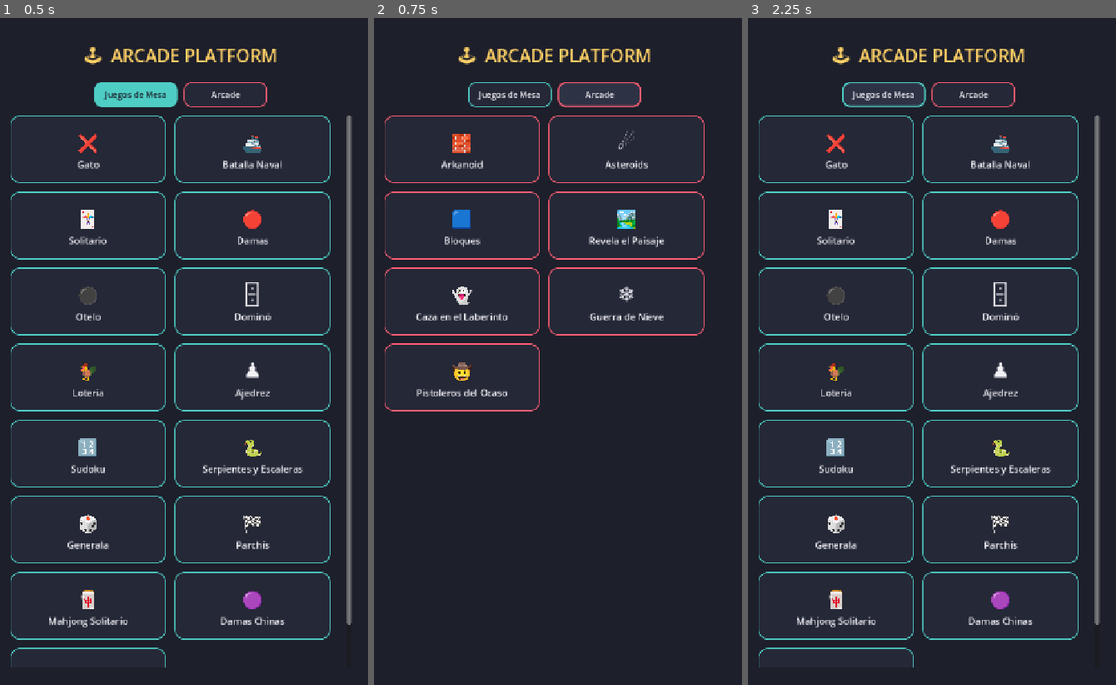
Above: before the commit, frames 1-3 (left to right).
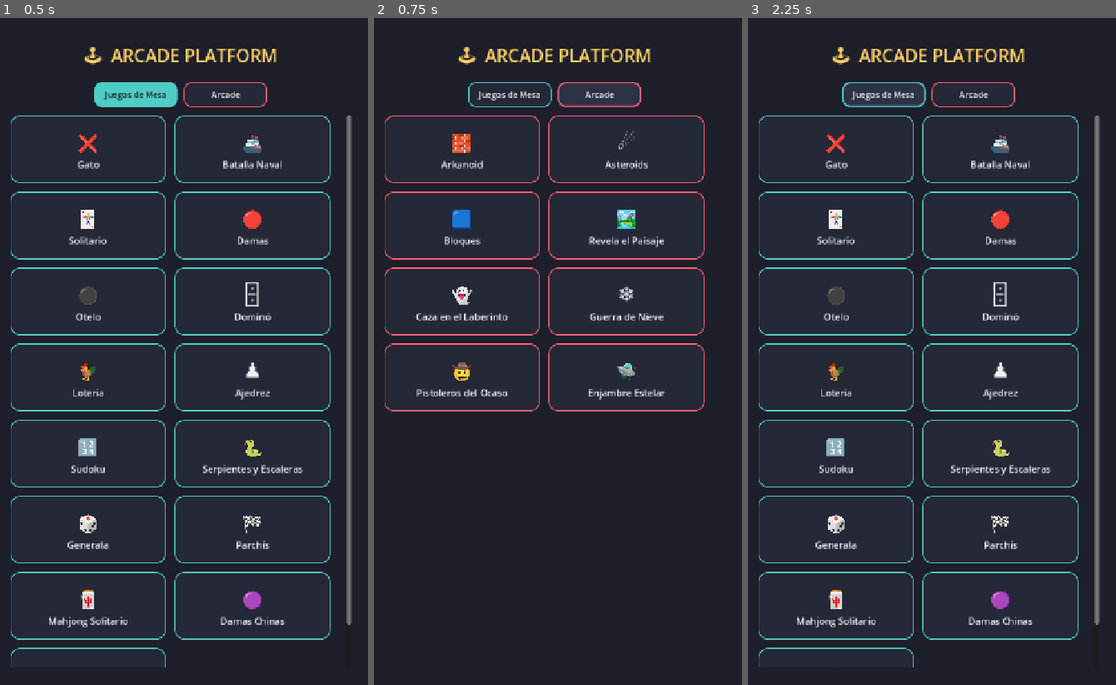
Above: after the commit, the same moments.

Repository: jfrodriguezva/Arcade
Game: Godot game, scene res://core/scenes/hub.tscn
Same seed, same stepped clock (60 frames per second), same inputs: the game is played once before the commit and once after it.
Inputs:
- Up to frame 1 (0.5 s): no input
- Up to frame 2 (0.75 s): click "Arcade" at 0.5 s
- Up to frame 3 (2.25 s): click "Arcade" at 1.25 s; click "Juegos de Mesa" at 2 s

Frame 1 is identical in both runs. In frame 2, 0.5% of the frame differs, in the area x 47-90%, y 48-59%; in frame 3, nothing differs.

Commit message:
Enjambre Estelar (estilo Galaga) con 10 niveles
Formacion de naves que se mecen de lado a lado (fase de vaiven
individual, no en bloque) y de vez en cuando una entra en picada
hacia el jugador, dispara una vez a mitad de camino, y se sigue de
largo (se elimina sin puntos) si no la derribas. Destruir una nave
en picada vale mas puntos (150) que una en formacion (50). Chocar
con una nave en picada o con su disparo quita una vida.

10 niveles: mas filas en la formacion y picadas mas frecuentes cada
vez. Se gana al limpiar el nivel 10; se pierde si se acaban las 3
vidas.

Validado: tamano de formacion por nivel, activar una picada,
destruir con disparo (formacion vs picada dan distinto puntaje),
choque con nave en picada, y avance de nivel con formacion nueva.

Co-Authored-By: Claude Sonnet 5 <noreply@anthropic.com>

Diff:
--- a/core/autoload/game_manager.gd
+++ b/core/autoload/game_manager.gd
@@ -178,6 +178,14 @@
 		"icon": "🤠",
 		"category": "arcade",
 		"scene": "res://games/arcade/gunslinger/gunslinger.tscn",
+		"enabled": true,
+	},
+	{
+		"id": "galaga_swarm",
+		"title": "Enjambre Estelar",
+		"icon": "🛸",
+		"category": "arcade",
+		"scene": "res://games/arcade/galaga_swarm/galaga_swarm.tscn",
 		"enabled": true,
 	},
 ]
--- /dev/null
+++ b/games/arcade/galaga_swarm/galaga_swarm.gd
@@ -0,0 +1,377 @@
+extends Control
+## Estilo Galaga: formación de nave enemigas que se mecen arriba y de
+## vez en cuando una se lanza en picada hacia ti disparando. Mata la
+## formación completa (las que se quedan Y las que bajan en picada)
+## para pasar de nivel. 10 niveles.
+
+const GAME_ID := "galaga_swarm"
+const PLAY_W := 640.0
+const PLAY_H := 760.0
+const PLAYER_SIZE := Vector2(34, 28)
+const PLAYER_SPEED := 260.0
+const PLAYER_Y := 710.0
+const BULLET_SPEED := 520.0
+const SHOOT_COOLDOWN := 0.26
+const ENEMY_SIZE := Vector2(26, 22)
+const FORMATION_COLS := 7
+const FORMATION_TOP := 70.0
+const ROW_SPACING := 46.0
+const COL_SPACING := 78.0
+const SWAY_SPEED := 1.6
+const SWAY_AMPLITUDE := 22.0
+const DIVE_SPEED := 250.0
+const ENEMY_BULLET_SPEED := 280.0
+const MAX_LEVEL := 10
+const ROW_COLORS := [UIKit.COLOR_ACCENT, UIKit.COLOR_ACCENT_2, UIKit.COLOR_ACCENT_3, UIKit.COLOR_DANGER, UIKit.COLOR_TEXT_DIM, UIKit.COLOR_TEXT]
+
+const HELP_TEXT := "Muévete con ◀ ▶ y dispara con 🔫 hacia arriba.
+
+La formación de naves se mece de un lado a otro. De vez en cuando una nave se lanza en picada hacia ti y dispara — esquívala o destrúyela (vale más puntos que una que sigue en formación).
+
+Destruye toda la formación (incluyendo las que se lanzan en picada) para pasar de nivel. Hay 10 niveles, cada uno con más filas y picadas más frecuentes. Pierdes si se acaban tus 3 vidas."
+
+var time_acc: float = 0.0
+var player_x: float = 0.0
+var moving_left: bool = false
+var moving_right: bool = false
+var shoot_cooldown: float = 0.0
+
+var enemies: Array = []
+var bullets: Array = []
+var enemy_bullets: Array = []
+var dive_timer: float = 0.0
+var dive_interval: float = 1.6
+
+var score: int = 0
+var lives: int = 3
+var level: int = 1
+var state: String = "playing"
+
+var play_area: Control
+var player_view: GamePiece
+var score_label: Label
+var lives_label: Label
+var status_label: Label
+
+
+func _ready() -> void:
+	_build_ui()
+	_new_game()
+
+
+func _build_ui() -> void:
+	UIKit.apply_background(self)
+
+	var scroll := ScrollContainer.new()
+	scroll.set_anchors_preset(Control.PRESET_FULL_RECT)
+	add_child(scroll)
+
+	var margin := MarginContainer.new()
+	for side: String in ["margin_left", "margin_right", "margin_top", "margin_bottom"]:
+		margin.add_theme_constant_override(side, 20)
+	scroll.add_child(margin)
+
+	var vbox := VBoxContainer.new()
+	vbox.alignment = BoxContainer.ALIGNMENT_CENTER
+	vbox.add_theme_constant_override("separation", 8)
+	margin.add_child(vbox)
+
+	UIKit.build_toolbar(vbox, self, "Enjambre Estelar", HELP_TEXT)
+
+	var hud := HBoxContainer.new()
+	hud.alignment = BoxContainer.ALIGNMENT_CENTER
+	hud.add_theme_constant_override("separation", 24)
+	vbox.add_child(hud)
+	score_label = UIKit.title_label("Puntos: 0", 15, UIKit.COLOR_TEXT)
+	hud.add_child(score_label)
+	lives_label = UIKit.title_label("Vidas: 3", 15, UIKit.COLOR_ACCENT)
+	hud.add_child(lives_label)
+
+	status_label = UIKit.title_label("Nivel 1", 14, UIKit.COLOR_TEXT_DIM)
+	vbox.add_child(status_label)
+
+	var play_panel := PanelContainer.new()
+	play_panel.add_theme_stylebox_override("panel", UIKit.stylebox(UIKit.COLOR_PANEL, UIKit.COLOR_ACCENT_3, 12, 2))
+	vbox.add_child(play_panel)
+
+	play_area = Control.new()
+	play_area.custom_minimum_size = Vector2(PLAY_W, PLAY_H)
+	play_area.clip_contents = true
+	play_area.mouse_filter = Control.MOUSE_FILTER_IGNORE
+	play_panel.add_child(play_area)
+
+	player_view = GamePiece.new()
+	player_view.size = PLAYER_SIZE
+	player_view.mouse_filter = Control.MOUSE_FILTER_IGNORE
+	player_view.set_piece(UIKit.COLOR_ACCENT_3)
+	play_area.add_child(player_view)
+
+	var controls := HBoxContainer.new()
+	controls.alignment = BoxContainer.ALIGNMENT_CENTER
+	controls.add_theme_constant_override("separation", 10)
+	vbox.add_child(controls)
+
+	var left_btn := _make_control_button("◀")
+	left_btn.button_down.connect(func() -> void: moving_left = true)
+	left_btn.button_up.connect(func() -> void: moving_left = false)
+	controls.add_child(left_btn)
+
+	var shoot_btn := _make_control_button("🔫")
+	shoot_btn.pressed.connect(_on_shoot_pressed)
+	controls.add_child(shoot_btn)
+
+	var right_btn := _make_control_button("▶")
+	right_btn.button_down.connect(func() -> void: moving_right = true)
+	right_btn.button_up.connect(func() -> void: moving_right = false)
+	controls.add_child(right_btn)
+
+	var restart_btn := Button.new()
+	restart_btn.text = "↻  Nueva partida"
+	restart_btn.custom_minimum_size = Vector2(200, 48)
+	UIKit.style_button(restart_btn, UIKit.COLOR_ACCENT_3)
+	restart_btn.pressed.connect(_new_game)
+	vbox.add_child(restart_btn)
+
+
+func _make_control_button(label: String) -> Button:
+	var btn := Button.new()
+	btn.text = label
+	btn.custom_minimum_size = Vector2(90, 68)
+	btn.add_theme_font_size_override("font_size", 24)
+	UIKit.style_button(btn, UIKit.COLOR_ACCENT_2)
+	return btn
+
+
+func _new_game() -> void:
+	score = 0
+	lives = 3
+	level = 1
+	state = "playing"
+	_setup_level()
+
+
+func _setup_level() -> void:
+	player_x = PLAY_W / 2.0 - PLAYER_SIZE.x / 2.0
+	player_view.position = Vector2(player_x, PLAYER_Y)
+
+	for e: Dictionary in enemies:
+		e["view"].queue_free()
+	enemies.clear()
+	for b: Dictionary in bullets:
+		b["view"].queue_free()
+	bullets.clear()
+	for b: Dictionary in enemy_bullets:
+		b["view"].queue_free()
+	enemy_bullets.clear()
+
+	var rows: int = min(2 + level / 2, 6)
+	var total_width: float = (FORMATION_COLS - 1) * COL_SPACING
+	var start_x: float = (PLAY_W - total_width) / 2.0 - ENEMY_SIZE.x / 2.0
+
+	for r in range(rows):
+		for c in range(FORMATION_COLS):
+			var bx: float = start_x + c * COL_SPACING
+			var by: float = FORMATION_TOP + r * ROW_SPACING
+			var view := GamePiece.new()
+			view.size = ENEMY_SIZE
+			view.position = Vector2(bx, by)
+			view.mouse_filter = Control.MOUSE_FILTER_IGNORE
+			view.set_piece(ROW_COLORS[r % ROW_COLORS.size()])
+			play_area.add_child(view)
+			enemies.append({
+				"base_x": bx, "base_y": by, "pos": Vector2(bx, by), "state": "formation",
+				"dive_vel": Vector2.ZERO, "phase": randf() * TAU, "has_shot": false, "view": view,
+			})
+
+	dive_interval = max(0.5, 1.7 - level * 0.1)
+	dive_timer = dive_interval
+	status_label.text = "Nivel %d / %d" % [level, MAX_LEVEL]
+	_update_hud()
+
+
+func _update_hud() -> void:
+	score_label.text = "Puntos: %d" % score
+	lives_label.text = "Vidas: %d" % lives
+
+
+func _on_shoot_pressed() -> void:
+	if state != "playing" or shoot_cooldown > 0.0:
+		return
+	shoot_cooldown = SHOOT_COOLDOWN
+	var pos := Vector2(player_x + PLAYER_SIZE.x / 2.0 - 4.0, PLAYER_Y - 10.0)
+	var view := GamePiece.new()
+	view.size = Vector2(8, 14)
+	view.position = pos
+	view.mouse_filter = Control.MOUSE_FILTER_IGNORE
+	view.set_piece(UIKit.COLOR_TEXT)
+	play_area.add_child(view)
+	bullets.append({"pos": pos, "vel": Vector2(0, -BULLET_SPEED), "view": view})
+
+
+func _process(delta: float) -> void:
+	if state != "playing":
+		return
+
+	time_acc += delta
+	if shoot_cooldown > 0.0:
+		shoot_cooldown -= delta
+
+	_update_player(delta)
+
+	dive_timer -= delta
+	if dive_timer <= 0.0:
+		dive_timer = dive_interval
+		_start_random_dive()
+
+	for e: Dictionary in enemies:
+		if e["state"] == "formation":
+			e["pos"].x = e["base_x"] + sin(time_acc * SWAY_SPEED + e["phase"]) * SWAY_AMPLITUDE
+			e["pos"].y = e["base_y"]
+			e["view"].position = e["pos"]
+		elif e["state"] == "diving":
+			e["pos"] += e["dive_vel"] * delta
+			e["view"].position = e["pos"]
+			if e["pos"].y > PLAY_H:
+				_remove_enemy(e, false)
+			elif not e["has_shot"] and e["pos"].y > PLAYER_Y * 0.35:
+				e["has_shot"] = true
+				_spawn_enemy_bullet(e)
+
+	_update_bullets(delta)
+	_update_enemy_bullets(delta)
+	_check_dive_collisions()
+
+	if state == "playing" and _all_enemies_cleared():
+		_advance_level()
+
+
+func _update_player(delta: float) -> void:
+	var vx := 0.0
+	if moving_left and not moving_right:
+		vx = -PLAYER_SPEED
+	elif moving_right and not moving_left:
+		vx = PLAYER_SPEED
+	player_x = clamp(player_x + vx * delta, 0.0, PLAY_W - PLAYER_SIZE.x)
+	player_view.position = Vector2(player_x, PLAYER_Y)
+
+
+func _start_random_dive() -> void:
+	var candidates: Array = []
+	for e: Dictionary in enemies:
+		if e["state"] == "formation":
+			candidates.append(e)
+	if candidates.is_empty():
+		return
+	var e: Dictionary = candidates[randi() % candidates.size()]
+	e["state"] = "diving"
+	e["has_shot"] = false
+	var target := Vector2(player_x + PLAYER_SIZE.x / 2.0, PLAY_H)
+	e["dive_vel"] = (target - e["pos"]).normalized() * DIVE_SPEED
+
+
+func _spawn_enemy_bullet(e: Dictionary) -> void:
+	var pos: Vector2 = e["pos"] + Vector2(ENEMY_SIZE.x / 2.0 - 4.0, ENEMY_SIZE.y)
+	var view := GamePiece.new()
+	view.size = Vector2(8, 12)
+	view.position = pos
+	view.mouse_filter = Control.MOUSE_FILTER_IGNORE
+	view.set_piece(UIKit.COLOR_DANGER)
+	play_area.add_child(view)
+	enemy_bullets.append({"pos": pos, "vel": Vector2(0, ENEMY_BULLET_SPEED), "view": view})
+
+
+func _update_bullets(delta: float) -> void:
+	for i in range(bullets.size() - 1, -1, -1):
+		var b: Dictionary = bullets[i]
+		b["pos"] += b["vel"] * delta
+		b["view"].position = b["pos"]
+		if b["pos"].y < 0.0:
+			b["view"].queue_free()
+			bullets.remove_at(i)
+			continue
+
+		var bullet_rect := Rect2(b["pos"], Vector2(8, 14))
+		var hit := false
+		for e: Dictionary in enemies:
+			if e["state"] == "removed":
+				continue
+			if bullet_rect.intersects(Rect2(e["pos"], ENEMY_SIZE)):
+				_remove_enemy(e, true)
+				hit = true
+				break
+		if hit:
+			b["view"].queue_free()
+			bullets.remove_at(i)
+
+
+func _update_enemy_bullets(delta: float) -> void:
+	var player_rect := Rect2(player_x, PLAYER_Y, PLAYER_SIZE.x, PLAYER_SIZE.y)
+	for i in range(enemy_bullets.size() - 1, -1, -1):
+		var b: Dictionary = enemy_bullets[i]
+		b["pos"] += b["vel"] * delta
+		b["view"].position = b["pos"]
+		if b["pos"].y > PLAY_H:
+			b["view"].queue_free()
+			enemy_bullets.remove_at(i)
+			continue
+		if Rect2(b["pos"], Vector2(8, 12)).intersects(player_rect):
+			b["view"].queue_free()
+			enemy_bullets.remove_at(i)
+			_lose_life()
+
+
+func _check_dive_collisions() -> void:
+	var player_rect := Rect2(player_x, PLAYER_Y, PLAYER_SIZE.x, PLAYER_SIZE.y)
+	for e: Dictionary in enemies:
+		if e["state"] == "diving" and Rect2(e["pos"], ENEMY_SIZE).intersects(player_rect):
+			_remove_enemy(e, false)
+			_lose_life()
+			return
+
+
+func _remove_enemy(e: Dictionary, by_bullet: bool) -> void:
+	if by_bullet:
+		score += 150 if e["state"] == "diving" else 50
+		_update_hud()
+	e["state"] = "removed"
+	e["view"].visible = false
+
+
+func _all_enemies_cleared() -> bool:
+	for e: Dictionary in enemies:
+		if e["state"] != "removed":
+			return false
+	return true
+
+
+func _lose_life() -> void:
+	lives -= 1
+	_update_hud()
+	if lives <= 0:
+		state = "game_over"
+		status_label.text = "Game Over. Puntos: %d" % score
+		status_label.add_theme_color_override("font_color", UIKit.COLOR_DANGER)
+		_record_result(false)
+
+
+func _advance_level() -> void:
+	if level >= MAX_LEVEL:
+		_win()
+		return
+	level += 1
+	_setup_level()
+
+
+func _win() -> void:
+	state = "won"
+	status_label.text = "¡Completaste los %d niveles! Puntos: %d" % [MAX_LEVEL, score]
+	status_label.add_theme_color_override("font_color", UIKit.COLOR_ACCENT_3)
+	_record_result(true)
+
+
+func _record_result(won: bool) -> void:
+	var stats: Dictionary = SaveManager.get_game_data(GAME_ID)
+	var key: String = "wins" if won else "losses"
+	stats[key] = stats.get(key, 0) + 1
+	stats["best_score"] = max(stats.get("best_score", 0), score)
+	SaveManager.set_game_data(GAME_ID, stats)
--- /dev/null
+++ b/games/arcade/galaga_swarm/galaga_swarm.tscn
@@ -0,0 +1,12 @@
+[gd_scene load_steps=2 format=3]
+
+[ext_resource type="Script" path="res://games/arcade/galaga_swarm/galaga_swarm.gd" id="1"]
+
+[node name="GalagaSwarm" type="Control"]
+layout_mode=3
+anchors_preset=15
+anchor_right=1.0
+anchor_bottom=1.0
+grow_horizontal=2
+grow_vertical=2
+script=ExtResource("1")
Not shown, added: games/arcade/galaga_swarm/galaga_swarm.gd.uid
